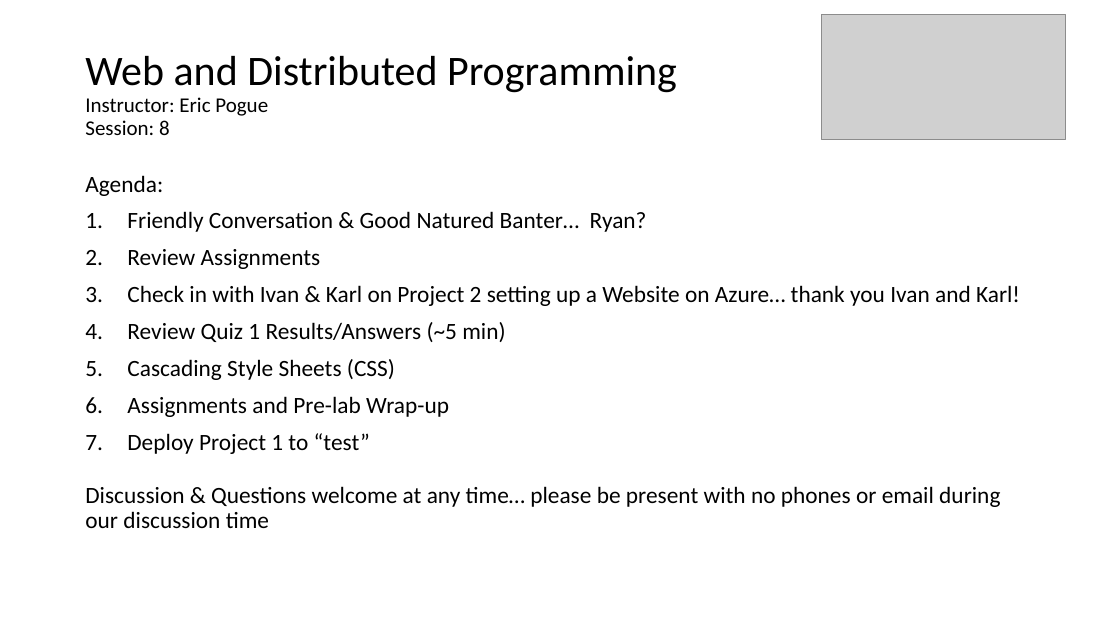
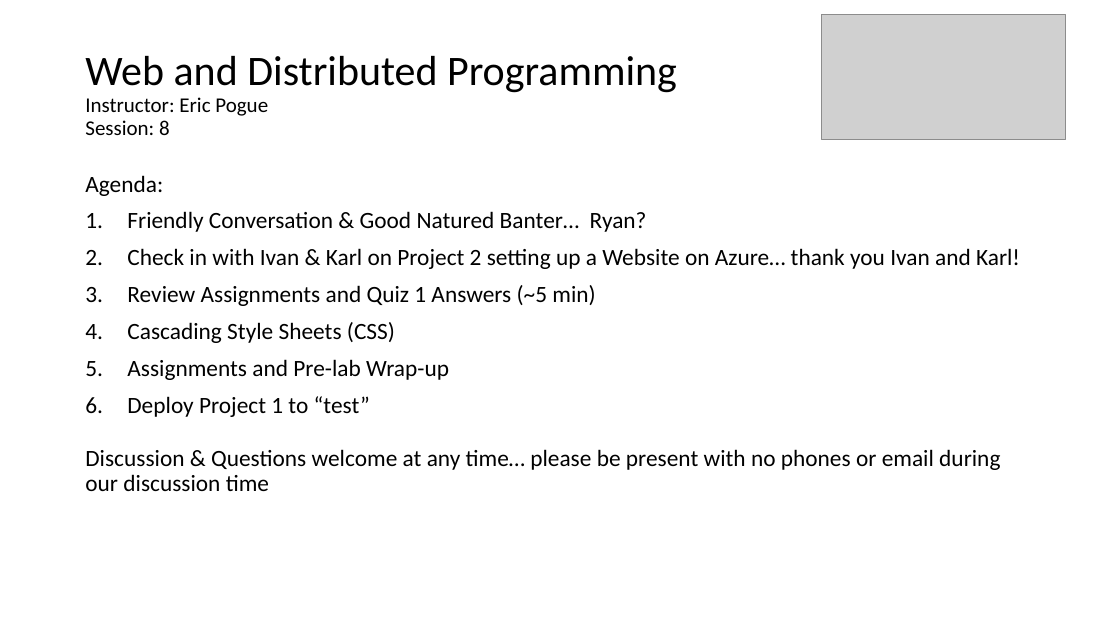
Before and after one commit to EricJPogue/www-epogue-info, a slide deck: slide 1 of CPSC-24700/Presentations/session-08.pptx. Drawn at 1120x630 pixels with LibreOffice and Linux fonts; fonts in the diff are those of the drawing; grey boxes stand for pictures. Boxes give left, top, right and bottom in pixels: in the first picture for what was removed or moved away, otherwise in the second. Text is boxed around its words. In the diff, an @@ line names an element or a change of style, - is before the commit and + after.

Commit message:
Update index.html and session-08.pptx.

```diff
--- a/CPSC-24700/Presentations/session-08.pptx
+++ b/CPSC-24700/Presentations/session-08.pptx
@@ text at [127, 249, 321, 269]: paragraph removed @@
-2. Review Assignments
@@ text at [127, 285, 595, 306]: text changed @@
-4. Review Quiz 1 Results/Answers (~5 min)
+3. Review Assignments and Quiz 1 Answers (~5 min)
```
Also in this commit, not shown: 1 other slide changed, 1 other file.
